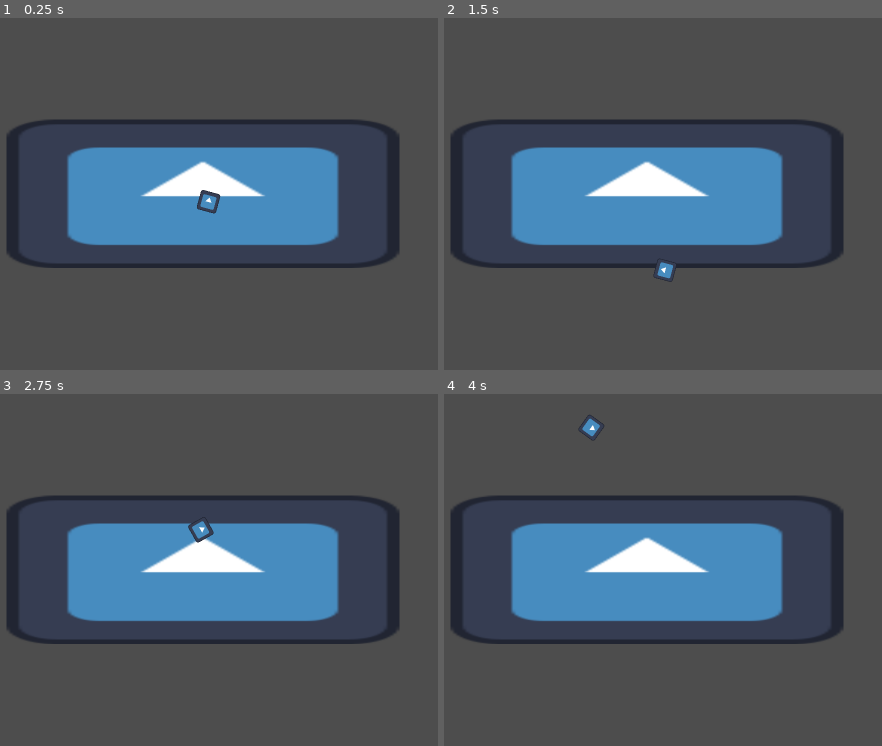
Above: before the commit, frames 1-4 (two rows, left to right).
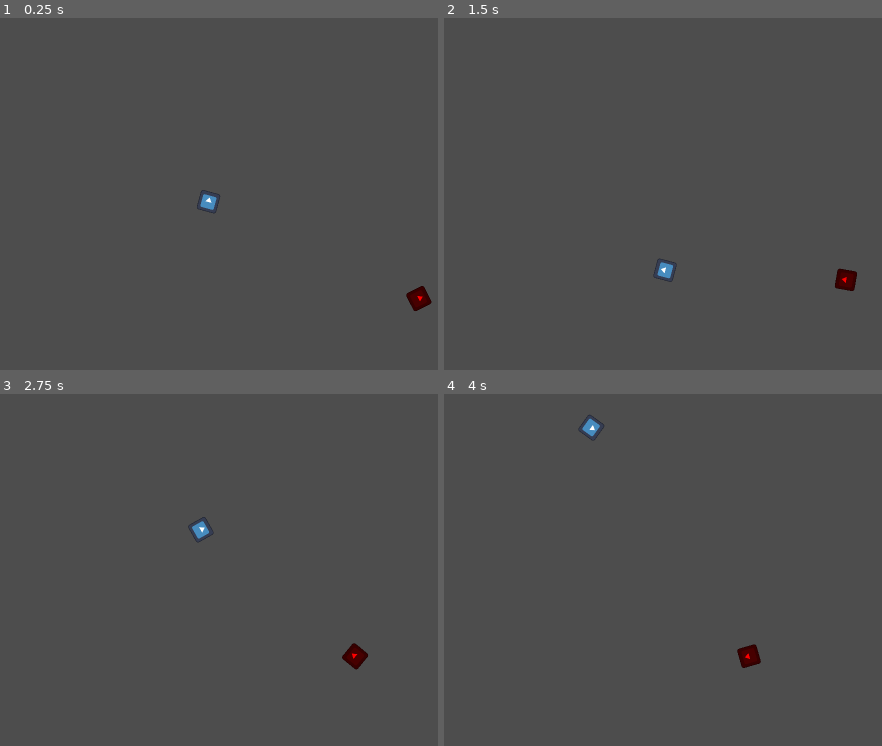
Above: after the commit, the same moments.

Repository: flappybird787/Nova-Pulse
Game: Godot game, scene res://scenes/test_scene.tscn
Same seed, same stepped clock (60 frames per second), same inputs: the game is played once before the commit and once after it. The engine's default icon, where the game draws it, is replaced by a stand-in: a white triangle on a blue panel in a dark square.
Inputs (mouse positions are in pixels of both pictures, inside the frame that each line leads up to):
- Up to frame 1 (0.25 s): no input
- Up to frame 2 (1.5 s): tap Enter at 0.5 s; move the mouse to (829, 176) at 0.52 s; hold D (move_right) 0.53-1.28 s; move the mouse to (492, 222) at 1.27 s; hold A (move_left) from 1.28 s (still down)
- Up to frame 3 (2.75 s): move the mouse to (289, 478) at 2.02 s; release A (move_left) at 2.03 s; hold D (move_right) from 2.03 s (still down)
- Up to frame 4 (4 s): move the mouse to (614, 665) at 2.77 s; release D (move_right) at 2.78 s; hold W (move_up) 2.78-3.53 s; move the mouse to (outside the picture) at 3.52 s; hold A (move_left) from 3.53 s (still down)

The runs differ from the first frame. In frame 1, 22% of the frame differs, in the area x 1-99%, y 28-84%; in frame 2, 22%; in frame 3, 22%; in frame 4, 22%, in the area x 1-92%, y 28-78%.

Commit message:
added a basic state machine to the enemy and added an ATTACKING state that just moves the enemy towards the player

Diff:
--- /dev/null
+++ b/prefabs/enemy_ship_base.tscn
@@ -0,0 +1,76 @@
+[gd_scene format=3 uid="uid://c73jwn315phf8"]
+
+[ext_resource type="Texture2D" uid="uid://biu7rr500qbyl" path="res://assets/icon.svg" id="1_k5pqm"]
+[ext_resource type="Script" uid="uid://ct2r43bt8hjni" path="res://scripts/ship_data_component.gd" id="2_lxkpm"]
+[ext_resource type="Script" uid="uid://1xb3hjxq8u07" path="res://scripts/map_edge_overflow_component.gd" id="3_i12am"]
+[ext_resource type="Script" uid="uid://byfkxe3bur7me" path="res://scripts/state_machine_manager.gd" id="4_lxkpm"]
+[ext_resource type="Script" uid="uid://bek72p5pasbro" path="res://scripts/states/attacking_state.gd" id="5_i12am"]
+
+[sub_resource type="RectangleShape2D" id="RectangleShape2D_l0son"]
+size = Vector2(128, 128)
+
+[sub_resource type="RectangleShape2D" id="RectangleShape2D_a71dp"]
+size = Vector2(127, 128)
+
+[sub_resource type="CircleShape2D" id="CircleShape2D_i12am"]
+radius = 3252.5996
+
+[node name="enemy_ship_base" type="CharacterBody2D" unique_id=1776559298]
+collision_layer = 37
+collision_mask = 5
+
+[node name="Sprite2D" type="Sprite2D" parent="." unique_id=333681641]
+modulate = Color(1, 0, 0, 1)
+rotation = 1.5707964
+texture = ExtResource("1_k5pqm")
+
+[node name="CollisionShape2D" type="CollisionShape2D" parent="." unique_id=594214138]
+shape = SubResource("RectangleShape2D_l0son")
+
+[node name="ShipDataComponent" type="Node" parent="." unique_id=327887610]
+script = ExtResource("2_lxkpm")
+ship_speed = 300.0
+ship_agility = 2
+
+[node name="MapEdgeOverflowComponent" type="Node" parent="." unique_id=1781027639 node_paths=PackedStringArray("ship_body")]
+script = ExtResource("3_i12am")
+ship_body = NodePath("..")
+
+[node name="StateMachineManager" type="Node" parent="." unique_id=1065371948]
+script = ExtResource("4_lxkpm")
+
+[node name="AttackingState" type="Node" parent="StateMachineManager" unique_id=357116728 node_paths=PackedStringArray("ship_data_component", "ship_base", "state_machine_manager")]
+script = ExtResource("5_i12am")
+ship_data_component = NodePath("../../ShipDataComponent")
+ship_base = NodePath("../..")
+state_machine_manager = NodePath("..")
+state_name = "ATTACKING"
+metadata/_custom_type_script = "uid://bmemjl566ltus"
+
+[node name="MapEdgeOverflowAreaX" type="Area2D" parent="." unique_id=1658422668]
+collision_layer = 0
+collision_mask = 8
+
+[node name="CollisionShape2D" type="CollisionShape2D" parent="MapEdgeOverflowAreaX" unique_id=11662848]
+position = Vector2(0.5, 0)
+shape = SubResource("RectangleShape2D_a71dp")
+
+[node name="MapEdgeOverflowAreaY" type="Area2D" parent="." unique_id=1291504183]
+collision_layer = 0
+collision_mask = 16
+
+[node name="CollisionShape2D" type="CollisionShape2D" parent="MapEdgeOverflowAreaY" unique_id=1993573957]
+position = Vector2(0.5, 0)
+shape = SubResource("RectangleShape2D_a71dp")
+
+[node name="AttackRange" type="Area2D" parent="." unique_id=824184974]
+collision_layer = 0
+collision_mask = 64
+
+[node name="CollisionShape2D" type="CollisionShape2D" parent="AttackRange" unique_id=1523542974]
+shape = SubResource("CircleShape2D_i12am")
+
+[connection signal="area_entered" from="MapEdgeOverflowAreaX" to="MapEdgeOverflowComponent" method="on_map_edge_overlap_x"]
+[connection signal="area_entered" from="MapEdgeOverflowAreaY" to="MapEdgeOverflowComponent" method="on_map_edge_overlap_y"]
+[connection signal="body_entered" from="AttackRange" to="StateMachineManager/AttackingState" method="_on_attack_range_body_entered"]
+[connection signal="body_exited" from="AttackRange" to="StateMachineManager/AttackingState" method="_on_attack_range_body_exited"]
--- a/prefabs/player_ship.tscn
+++ b/prefabs/player_ship.tscn
@@ -12,7 +12,7 @@
 size = Vector2(127, 128)
 
 [node name="PlayerShip" type="CharacterBody2D" unique_id=1089880255]
-collision_layer = 6
+collision_layer = 70
 collision_mask = 6
 
 [node name="Sprite2D" type="Sprite2D" parent="." unique_id=1036919982]
@@ -37,7 +37,7 @@
 ship_body = NodePath("..")
 
 [node name="MapEdgeOverflowAreaX" type="Area2D" parent="." unique_id=1097239885]
-collision_layer = 8
+collision_layer = 0
 collision_mask = 8
 
 [node name="CollisionShape2D" type="CollisionShape2D" parent="MapEdgeOverflowAreaX" unique_id=1191740819]
@@ -45,7 +45,7 @@
 shape = SubResource("RectangleShape2D_fto5i")
 
 [node name="MapEdgeOverflowAreaY" type="Area2D" parent="." unique_id=1297782328]
-collision_layer = 16
+collision_layer = 0
 collision_mask = 16
 
 [node name="CollisionShape2D" type="CollisionShape2D" parent="MapEdgeOverflowAreaY" unique_id=331480465]
--- a/project.godot
+++ b/project.godot
@@ -52,6 +52,8 @@
 2d_physics/layer_3="enemy_and_player_collisions"
 2d_physics/layer_4="map_edge_collisions_x"
 2d_physics/layer_5="map_edge_collisions_y"
+2d_physics/layer_6="player_to_enemy_detections"
+2d_physics/layer_7="enemy_to_player_detections"
 
 [physics]
 
--- a/scenes/test_scene.tscn
+++ b/scenes/test_scene.tscn
@@ -1,7 +1,7 @@
 [gd_scene format=3 uid="uid://ru0tp3sc0c7d"]
 
-[ext_resource type="Texture2D" uid="uid://biu7rr500qbyl" path="res://assets/icon.svg" id="1_g7g4h"]
 [ext_resource type="PackedScene" uid="uid://b070e13xnndif" path="res://prefabs/player_ship.tscn" id="2_j8ivh"]
+[ext_resource type="PackedScene" uid="uid://c73jwn315phf8" path="res://prefabs/enemy_ship_base.tscn" id="2_nd71p"]
 
 [sub_resource type="RectangleShape2D" id="RectangleShape2D_nd71p"]
 size = Vector2(4243, 9718)
@@ -10,11 +10,6 @@
 size = Vector2(12197, 3722)
 
 [node name="TestScene" type="Node2D" unique_id=762031175]
-
-[node name="Sprite2D" type="Sprite2D" parent="." unique_id=282775670]
-position = Vector2(-39, -38.99997)
-scale = Vector2(19.640625, 7.421875)
-texture = ExtResource("1_g7g4h")
 
 [node name="PlayerShip" parent="." unique_id=1089880255 instance=ExtResource("2_j8ivh")]
 position = Vector2(-3, 11)
@@ -45,3 +40,6 @@
 [node name="CollisionShape2D2" type="CollisionShape2D" parent="PlayableAreaBorderY" unique_id=205358434]
 position = Vector2(1.5, 3000)
 shape = SubResource("RectangleShape2D_j8ivh")
+
+[node name="enemy_ship_base" parent="." unique_id=1776559298 instance=ExtResource("2_nd71p")]
+position = Vector2(1343, 631)
--- /dev/null
+++ b/scripts/state_machine_manager.gd
@@ -0,0 +1,19 @@
+extends Node
+class_name StateMachineManager
+
+## don't set this directly, use set_state() instead
+@export var current_state: String
+
+## don't set this directly, use set_state() instead
+@export var next_state: String
+
+
+func _process(delta: float) -> void:
+	print("current state: ", current_state, " next state: ", next_state)
+
+
+func set_state(state_to_set, next_state_to_set, interrupt_current = false):
+	if interrupt_current or current_state == "":
+		current_state = state_to_set
+
+	next_state = next_state_to_set
--- /dev/null
+++ b/scripts/states/attacking_state.gd
@@ -0,0 +1,73 @@
+extends StateMachineState
+class_name AttackingState
+
+
+@export var can_attack = false
+
+@export var ship_data_component : ShipDataComponent
+@export var ship_base : CharacterBody2D
+
+var target
+
+func _process(delta: float) -> void:
+
+	if can_attack:
+		state_machine_manager.set_state(state_name, "", true)
+
+	elif !can_attack and state_machine_manager.current_state == state_name:
+		state_machine_manager.set_state(state_machine_manager.next_state, "", true)
+
+	if state_machine_manager.current_state == state_name:
+		attack(ship_base, target.global_position, delta, ship_data_component.ship_speed, ship_data_component.ship_agility)
+
+func attack(
+	node: Node2D,
+	target_pos: Vector2,
+	delta: float,
+	speed: float = 300.0,
+	rotation_speed: float = 5.0,
+	arrival_tolerance: float = 10.0
+	) -> void:
+
+	var current_pos: Vector2 = node.global_position
+
+	# 1. Check if we are close enough to stop
+	var distance: float = current_pos.distance_to(target_pos)
+	if distance < arrival_tolerance:
+		# If it's a CharacterBody2D, safely bring its velocity to zero
+		if node is CharacterBody2D:
+			node.velocity = Vector2.ZERO
+		return
+
+	# 2. Steer towards the target
+	var dir_to_target: Vector2 = current_pos.direction_to(target_pos)
+	var target_angle: float = dir_to_target.angle()
+
+	# Smoothly interpolate rotation along the shortest arc
+	node.global_rotation = rotate_toward(node.global_rotation, target_angle, rotation_speed * delta)
+
+	# 3. Calculate forward throttle
+	# Assumes your art faces Right (0 degrees) by default
+	var forward_vector: Vector2 = Vector2.RIGHT.rotated(node.global_rotation)
+
+	# Scale speed based on alignment: full speed ahead, slow down for sharp hairpin turns
+	var alignment_factor: float = max(0.0, forward_vector.dot(dir_to_target))
+	var current_velocity: Vector2 = forward_vector * speed * alignment_factor
+
+	# 4. Apply movement based on the node type
+	if node is CharacterBody2D:
+		node.velocity = current_velocity
+		node.move_and_slide()
+	else:
+		# Fallback for plain Node2D / Sprites / Area2Ds
+		node.global_position += current_velocity * delta
+
+
+func _on_attack_range_body_entered(body: Node2D) -> void:
+	can_attack = true
+	target = body
+
+
+func _on_attack_range_body_exited(body: Node2D) -> void:
+	can_attack = false
+	target = null
--- /dev/null
+++ b/scripts/states/state_machine_state.gd
@@ -0,0 +1,8 @@
+extends Node
+class_name StateMachineState
+
+## set this to the manager for the state machine
+@export var state_machine_manager : StateMachineManager
+
+## set this to the name of the state, eg ATTACKING (case specific)
+@export var state_name : String
Not shown, added: scripts/state_machine_manager.gd.uid
Not shown, added: scripts/states/attacking_state.gd.uid
Not shown, added: scripts/states/state_machine_state.gd.uid
